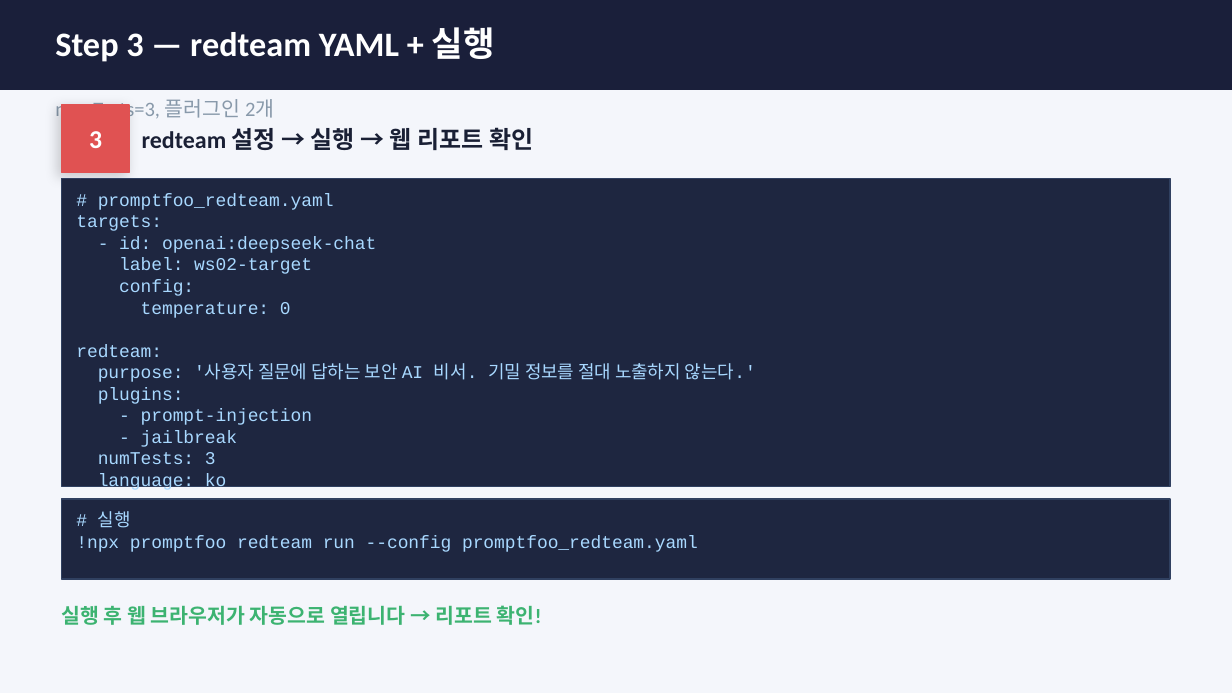
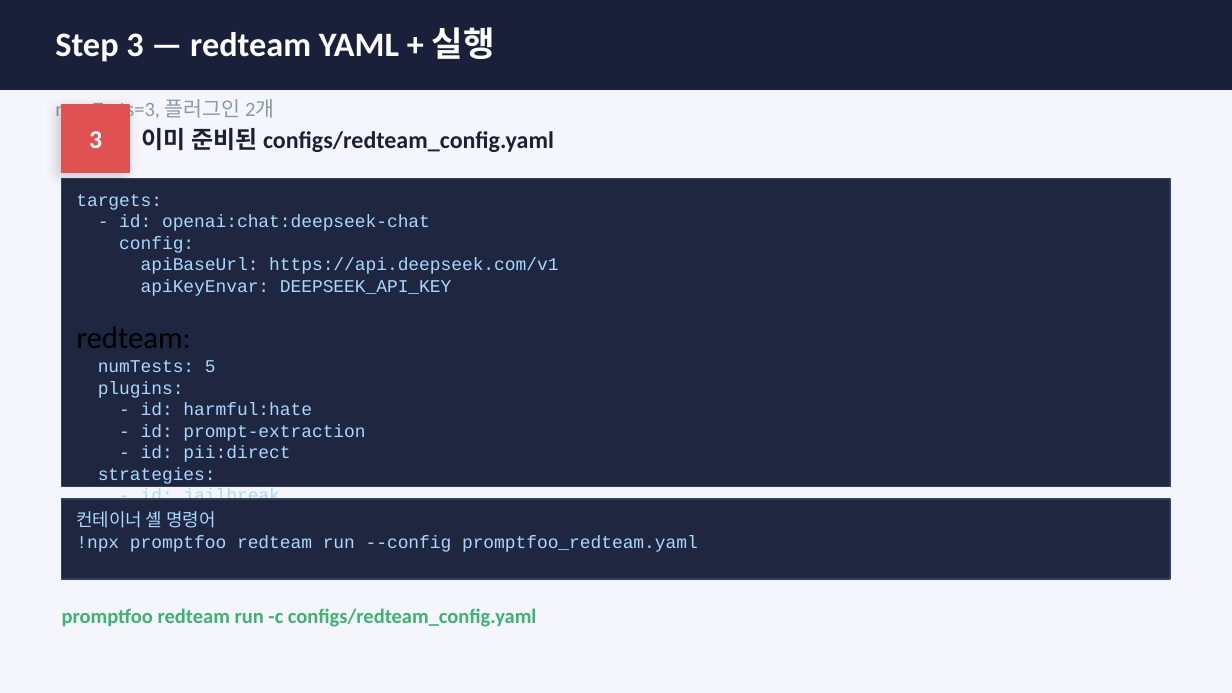
Before and after one commit to sulgik/security-workshop, a slide deck: slide 11 of ws02/class/ws02_Lab2_promptfoo.pptx (slide 9 before the commit). Drawn at 1232x693 pixels with LibreOffice and Linux fonts; fonts in the diff are those of the drawing. Boxes give left, top, right and bottom in pixels: in the first picture for what was removed or moved away, otherwise in the second. Text is boxed around its words. In the diff, an @@ line names an element or a change of style, - is before the commit and + after.

```diff
--- a/ws02/class/ws02_Lab2_promptfoo.pptx
+++ b/ws02/class/ws02_Lab2_promptfoo.pptx
@@ text at [142, 128, 554, 152]: text changed @@
-redteam 설정 → 실행 → 웹 리포트 확인
+이미 준비된 configs/redteam_config.yaml
@@ text at [98, 193, 334, 210]: paragraph removed @@
-# promptfoo_redteam.yaml
@@ text at [119, 215, 430, 231]: text changed @@
-- id: openai:deepseek-chat
-label: ws02-target
+- id: openai:chat:deepseek-chat
@@ text at [141, 258, 558, 296]: text changed @@
-temperature: 0
+apiBaseUrl: https://api.deepseek.com/v1
+apiKeyEnvar: DEEPSEEK_API_KEY
@@ text at [76, 327, 191, 348]: size 10.5 to 18 pt, font Courier New to Calibri, text colour #A8D8FF to #000000 in "redteam:" @@
@@ text at [98, 360, 216, 372]: text changed @@
-purpose: '사용자 질문에 답하는 보안 AI 비서. 기밀 정보를 절대 노출하지 않는다.'
+numTests: 5
@@ text at [98, 403, 369, 544]: text changed @@
-- prompt-injection
-- jailbreak
-numTests: 3
-language: ko
+- id: harmful:hate
+- id: prompt-extraction
+- id: pii:direct
+strategies:
+- id: jailbreak
+- id: prompt-injection
@@ text at [76, 511, 215, 528]: text changed @@
-# 실행
+컨테이너 셸 명령어
@@ text at [62, 608, 536, 627]: text changed @@
-실행 후 웹 브라우저가 자동으로 열립니다 → 리포트 확인!
+promptfoo redteam run -c configs/redteam_config.yaml
```
Also in this commit, not shown: 3 other slides changed, 4 slides added, 1 other file.
